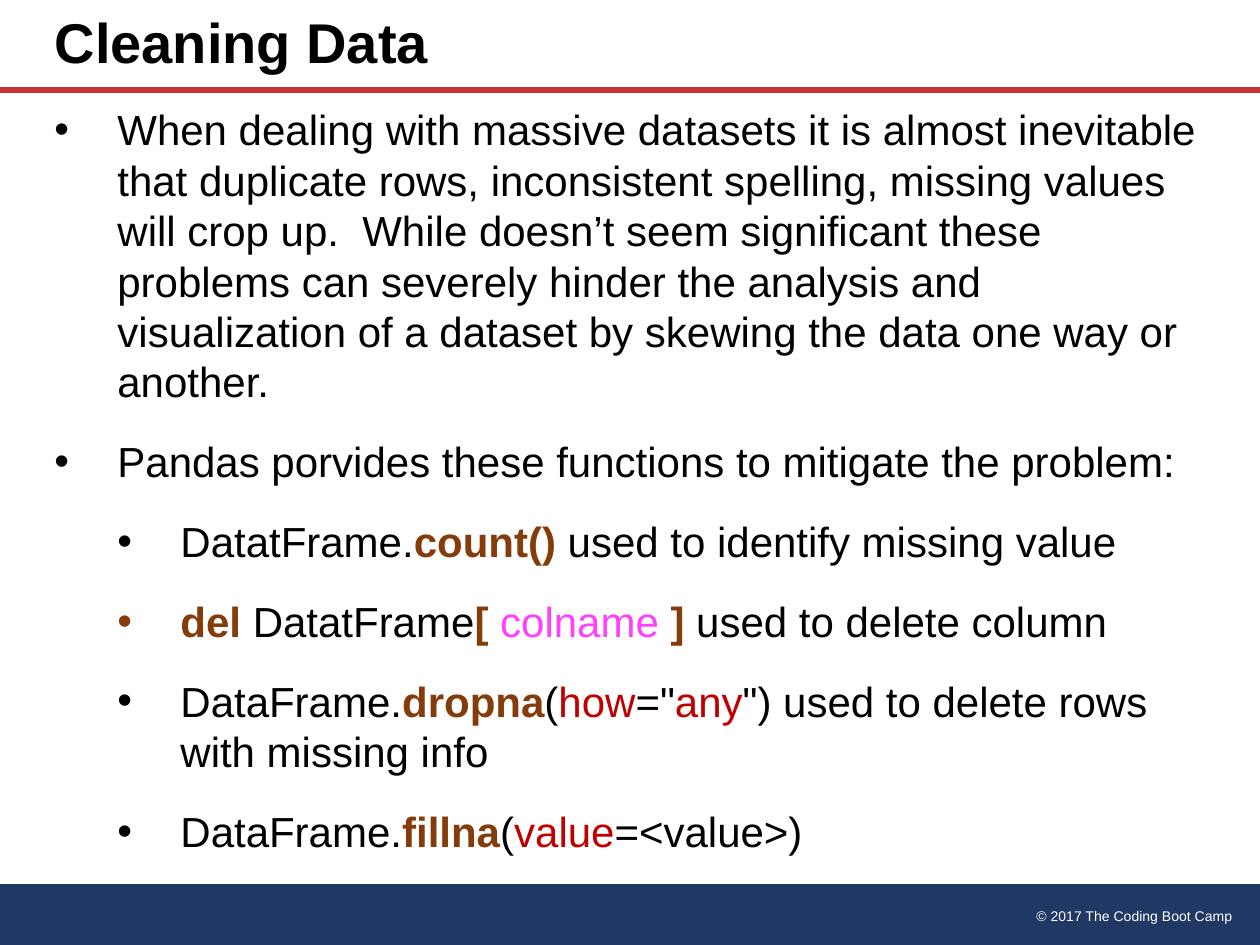
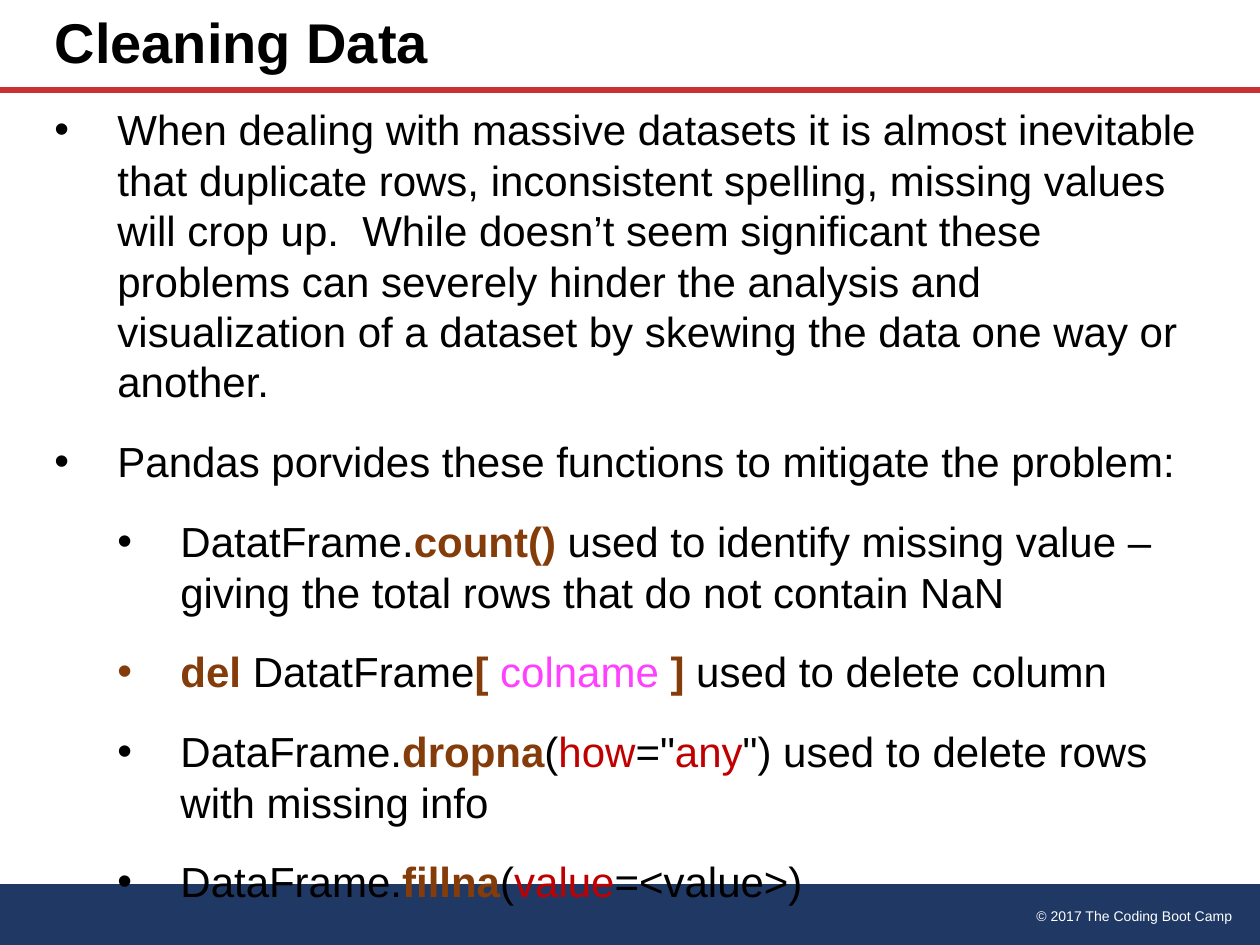
Before and after one commit to natmitch/umn, a slide deck: slide 11 of Power Points/PandasWk4.2.pptx. Drawn at 1260x945 pixels with LibreOffice and Linux fonts; fonts in the diff are those of the drawing. Boxes give left, top, right and bottom in pixels: in the first picture for what was removed or moved away, otherwise in the second. Text is boxed around its words. In the diff, an @@ line names an element or a change of style, - is before the commit and + after.

```diff
--- a/Power Points/PandasWk4.2.pptx
+++ b/Power Points/PandasWk4.2.pptx
@@ text at (180, 526, 1116, 616): text changed @@
-  • DatatFrame.count() used to identify missing value
+  • DatatFrame.count() used to identify missing value – giving the total rows that do not contain NaN
```
Also in this commit, not shown: 1 other slide changed.
